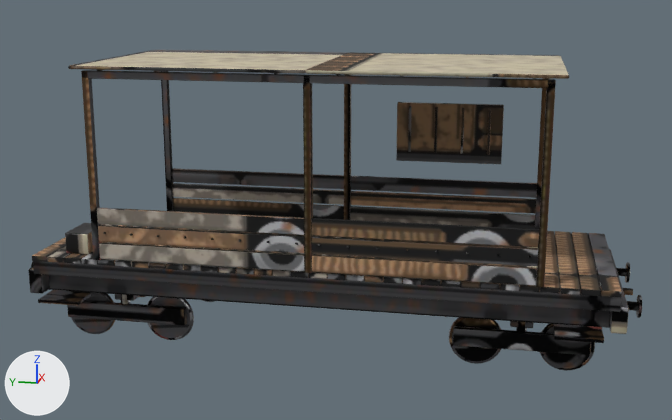
The glTF model assets/models/train/utility_wagon.glb as it was, and as the next commit left it.
Rendered twice from a camera (50 mm lens) standing at (-12.91, -2.67, 5.1) and looking at (-0.02, -0.09, 1.87). Every picture has the same lights, and +X, +Y and +Z are marked at lower left. The first picture is the older version. Vertices at exactly the same position are counted once.

Names of what the first picture shows: 'Panel_metal_4', 'Panel_metal_5', 'Panel_wood_0', 'Panel_wood_1', 'Panel_wood_2', 'Panel_wood_3', 'Utility', 'WagonWheel_0', 'WagonWheel_2', 'WagonWheel_4', 'WagonWheel_6'.
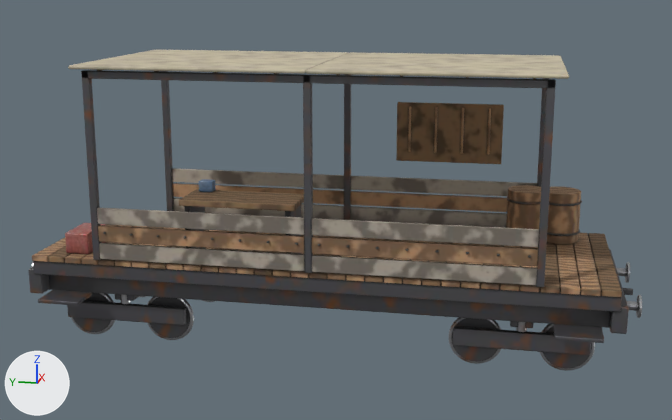
The change, as a list of edits to the scene's bpy script:
```text
Change me_utility:
    remove me_utility.from_pydata(...)  # 6008 vertices, 11568 faces; spans x -1.68..1.67, y -4.32..4.32, z 0.32..3.95
    add me_utility.from_pydata(...)  # 7112 vertices, 13752 faces; spans x -1.68..1.67, y -4.32..4.32, z 0.32..3.95
    me_utility part 1: a new loose piece, a torus around z (ring radius 0.285, tube radius 0.015) spanning x 0.6..1.2, y -3.6..-3.0, z 1.485..1.515, in mat_iron (picture img_utility_wagon_albedo)
    me_utility part 2: a new loose piece, a torus around z (ring radius 0.285, tube radius 0.015) spanning x 0.6..1.2, y -3.6..-3.0, z 1.935..1.965, in mat_iron (picture img_utility_wagon_albedo)
    me_utility part 3: a new loose piece, a torus around z (ring radius 0.285, tube radius 0.015) spanning x 0.6..1.2, y -3.1..-2.5, z 1.935..1.965, in mat_iron (picture img_utility_wagon_albedo)
    me_utility part 4: the loose piece of 56 vertices spanning x -1.4..1.4, y 1.25..1.5, z 1.27..1.35 is copied, and the copy is scaled about its middle by (0.0496, 0.817, 1.95), then moved by (-0.75, 0.23, 1.01), in mat_blue_paint (picture img_utility_wagon_albedo); it spans x -0.82..-0.68, y 1.5..1.7, z 2.24..2.39
    me_utility part 5: a new loose piece of 120 vertices spanning x 0.62..1.18, y -3.58..-3.02, z 1.36..2.11, in mat_wood (picture img_utility_wagon_albedo)
    me_utility part 6: a new loose piece of 120 vertices spanning x 0.62..1.18, y -3.08..-2.52, z 1.36..2.11, in mat_wood (picture img_utility_wagon_albedo)
    me_utility part 7: a new loose piece of 56 vertices spanning x -1.3..-0.7, y 0.26..0.34, z 1.35..2.19, in mat_iron (picture img_utility_wagon_albedo)
    me_utility part 8: a new loose piece of 56 vertices spanning x -1.3..-0.7, y 1.66..1.74, z 1.35..2.19, in mat_iron (picture img_utility_wagon_albedo)
    me_utility part 9: a new loose piece of 56 vertices spanning x -1.35..-0.65, y 0.2..1.8, z 2.16..2.24, in mat_wood_dark (picture img_utility_wagon_albedo)
    me_utility part 10: 11481 kept faces spanning x -1.68..1.67, y -4.32..4.32, z 0.32..3.95 get new texture (UV) coordinates
    other edits to the shape of me_utility do not show in these pictures
    add me_utility.materials.append(mat_blue_paint)  # picture img_utility_wagon_albedo
Change me_panel_wood_0:
    where me_panel_wood_0.from_pydata(...)  # 376 vertices, 708 faces; spans x -0.05..0.05, y -1.45..1.45, z -0.36..0.36
    me_panel_wood_0 part 11: 708 kept faces spanning x -0.05..0.05, y -1.45..1.45, z -0.36..0.36 get new texture (UV) coordinates
Change me_panel_wood_1:
    where me_panel_wood_1.from_pydata(...)  # 376 vertices, 708 faces; spans x -0.05..0.05, y -1.45..1.45, z -0.36..0.36
    me_panel_wood_1 part 12: 708 kept faces spanning x -0.05..0.05, y -1.45..1.45, z -0.36..0.36 get new texture (UV) coordinates
Change me_panel_wood_2:
    where me_panel_wood_2.from_pydata(...)  # 376 vertices, 708 faces; spans x -0.05..0.05, y -1.45..1.45, z -0.36..0.36
    me_panel_wood_2 part 13: 708 kept faces spanning x -0.05..0.05, y -1.45..1.45, z -0.36..0.36 get new texture (UV) coordinates
Change me_panel_wood_3:
    where me_panel_wood_3.from_pydata(...)  # 376 vertices, 708 faces; spans x -0.05..0.05, y -1.45..1.45, z -0.36..0.36
    me_panel_wood_3 part 14: 708 kept faces spanning x -0.05..0.05, y -1.45..1.45, z -0.36..0.36 get new texture (UV) coordinates
Change me_panel_metal_4:
    where me_panel_metal_4.from_pydata(...)  # 104 vertices, 188 faces; spans x -1.5..1.5, y -1.6..1.6, z -0.04..0.04
    me_panel_metal_4 part 15: texture (UV) coordinates of 188 of 188 faces, centred in x -1.5..1.5, y -1.6..1.6, z -0.04..0.04, changed; they spanned u 0.0..0.96, v 0.0..0.97 and now span u 0.0..0.96, v 0.0..0.97
Change me_panel_metal_5:
    where me_panel_metal_5.from_pydata(...)  # 104 vertices, 188 faces; spans x -1.5..1.5, y -1.6..1.6, z -0.04..0.04
    me_panel_metal_5 part 16: texture (UV) coordinates of 188 of 188 faces, centred in x -1.5..1.5, y -1.6..1.6, z -0.04..0.04, changed; they spanned u 0.24..0.97, v 0.0..0.87 and now span u 0.23..0.97, v 0.0..0.97
Change me_wagonwheel_6:
    where me_wagonwheel_6.from_pydata(...)  # 520 vertices, 1032 faces; spans x -0.09..0.09, y -0.37..0.37, z -0.37..0.37
    me_wagonwheel_6 part 17: texture (UV) coordinates of 1032 of 1032 faces, centred in x -0.09..0.09, y -0.364..0.364, z -0.364..0.364, changed; they spanned u 0.04..0.95, v 0.17..0.97 and now span u 0.0..0.96, v 0.1..0.96
```

Location of each change, [x1, y1, x2, y2] in pixels of the pictures (672 x 420 px):
part 1 of me_utility, added
    after: [547, 230, 580, 236]
part 2 of me_utility, added
    after: [549, 200, 582, 206]
part 3 of me_utility, added
    after: [506, 196, 540, 205]
part 4 of me_utility, added
    after: [198, 179, 215, 192]
part 5 of me_utility, added (brown)
    after: [547, 187, 581, 244]
part 6 of me_utility, added (brown)
    after: [506, 185, 541, 229]
part 7 of me_utility, added (mostly hidden)
    after: [285, 205, 302, 254]
part 8 of me_utility, added (mostly hidden)
    after: [184, 206, 206, 249]
part 9 of me_utility, added (brown)
    after: [179, 189, 304, 211]
part 10 of me_utility, surface changed (lighter)
    both: [28, 70, 642, 355]
part 11 of me_panel_wood_0, surface changed (lighter)
    both: [312, 218, 539, 285]
part 12 of me_panel_wood_1, surface changed
    both: [97, 208, 305, 271]
part 13 of me_panel_wood_2, surface changed (black to brown)
    both: [350, 176, 537, 228]
part 14 of me_panel_wood_3, surface changed (black to brown)
    both: [172, 168, 344, 220]
part 15 of me_panel_metal_4, surface changed (brown to beige)
    both: [306, 52, 569, 80]
part 16 of me_panel_metal_5, surface changed (grey to beige)
    both: [68, 50, 348, 75]
part 17 of me_wagonwheel_6, surface changed (lighter)
    both: [449, 318, 501, 364]
